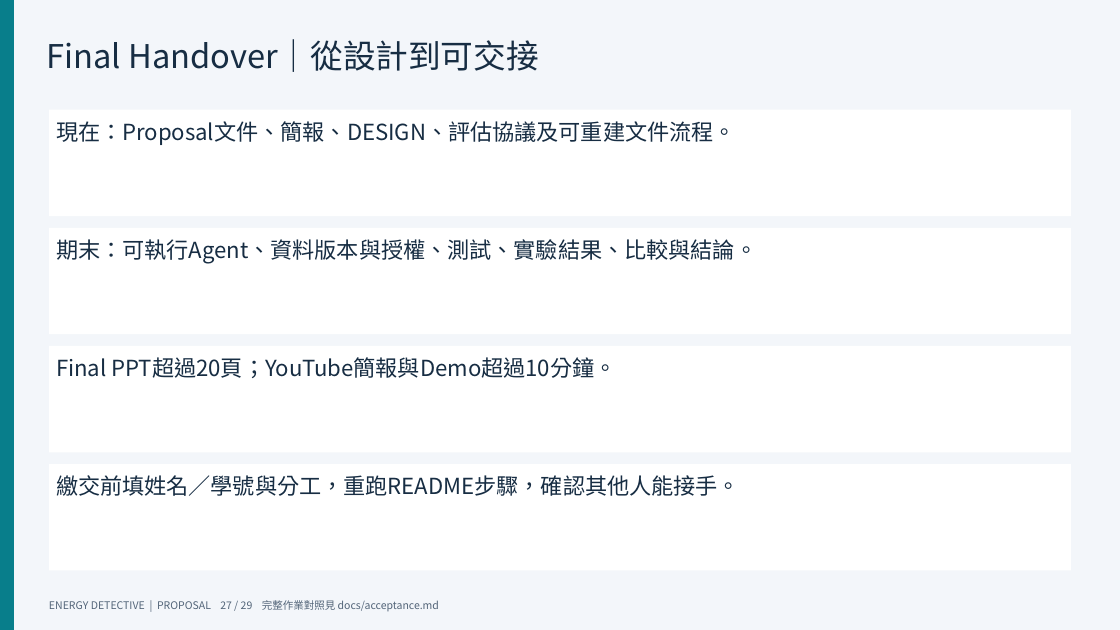
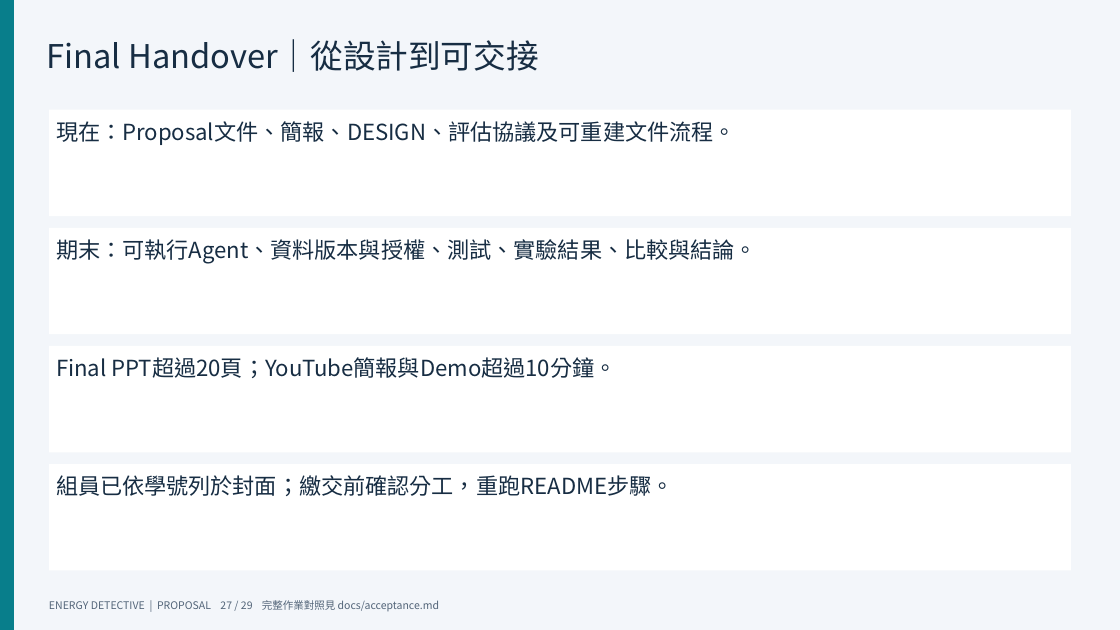
Before and after one commit to benson103081/energy-detective-agent, a slide deck: slide 27 of deliverables/Proposal.pptx. Drawn at 1120x630 pixels with LibreOffice and Linux fonts; fonts in the diff are those of the drawing. Boxes give left, top, right and bottom in pixels: in the first picture for what was removed or moved away, otherwise in the second. Text is boxed around its words. In the diff, an @@ line names an element or a change of style, - is before the commit and + after.

```diff
--- a/deliverables/Proposal.pptx
+++ b/deliverables/Proposal.pptx
@@ text in rectangle at [56, 475, 674, 496]: text changed @@
-繳交前填姓名／學號與分工，重跑README步驟，確認其他人能接手。
+組員已依學號列於封面；繳交前確認分工，重跑README步驟。
```
Also in this commit, not shown: 1 other slide changed, 10 other files.
